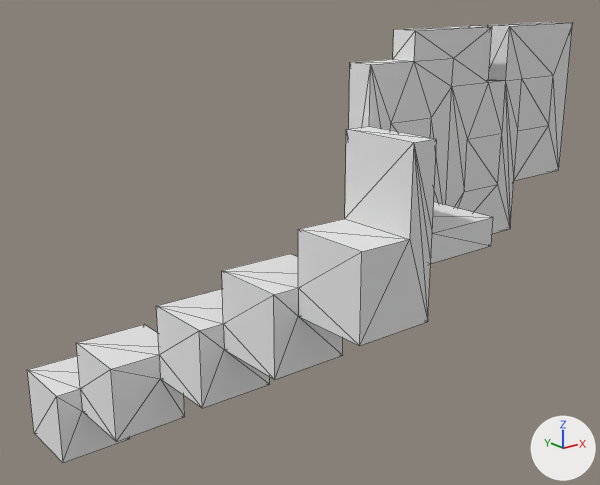
The OBJ model ProyectoFinal/Models/brazo_der_pez.obj: old version first, new version second.
Both versions are drawn from a camera (50 mm lens) standing at (-1.24, -3.04, 1.71) and looking at (0.75, -0.55, 0.71). Arrows for +X, +Y and +Z are at lower right; the lights stay in place. Mesh edges are drawn as thin lines. Where no turn or scale is listed for an object, it has been applied to the vertices.

In view in the first picture: 'brazo_der_pez'.
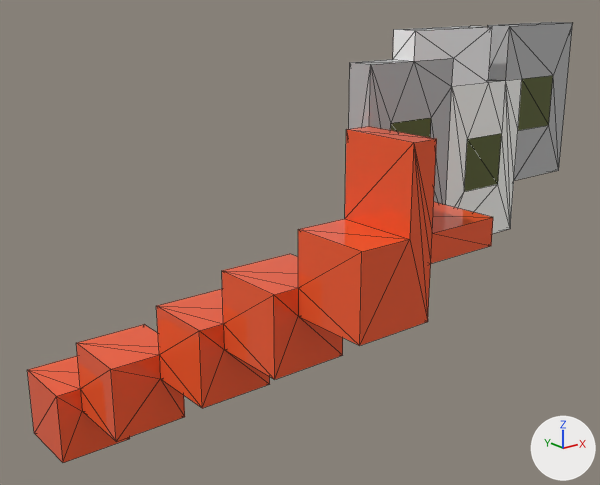
The change, as JSON lines over the scene's bpy script:
```json
{"op": "add", "block": "img_brazo_der_pez_png", "code": ["img_brazo_der_pez_png = load_image('brazo_der_pez.png', '../Textures/brazo_der_pez.png', 256, 1, 'sRGB')"]}
{"op": "remove", "block": "mat_palette", "code": "mat_palette.base_color = (0.8, 0.8, 0.8)  # white #e7e7e7"}
{"op": "add", "block": "mat_palette", "code": "mat_palette.texture = img_brazo_der_pez_png"}
{"op": "set", "path": "mat_palette.roughness", "old": "1.0", "new": "0.0"}
```

Changed parts and their boxes [x1, y1, x2, y2] in the pictures (600 x 485 px):
```json
{"object": "brazo_der_pez", "change": "surface changed", "before": [27, 22, 573, 463], "after": [27, 22, 573, 463]}
```
